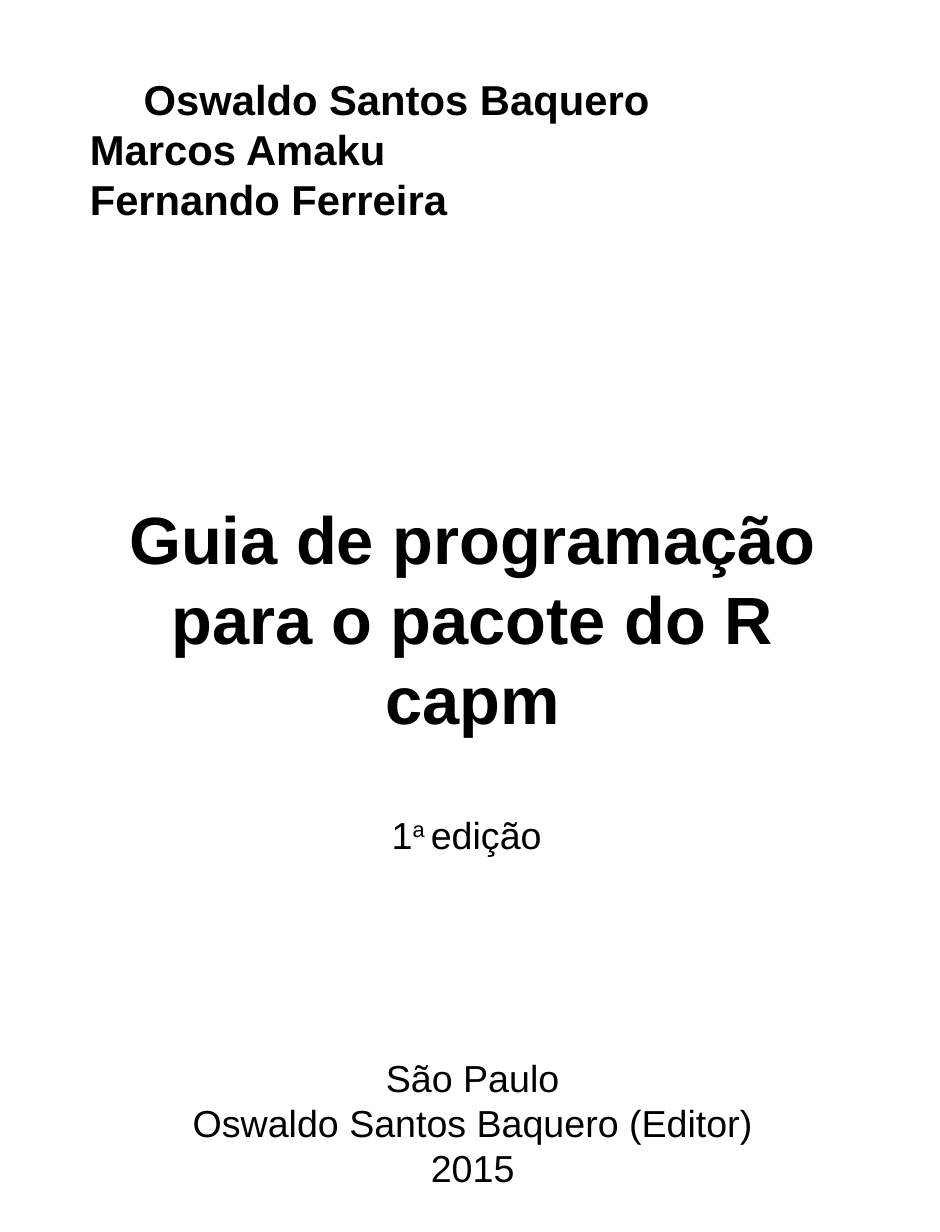
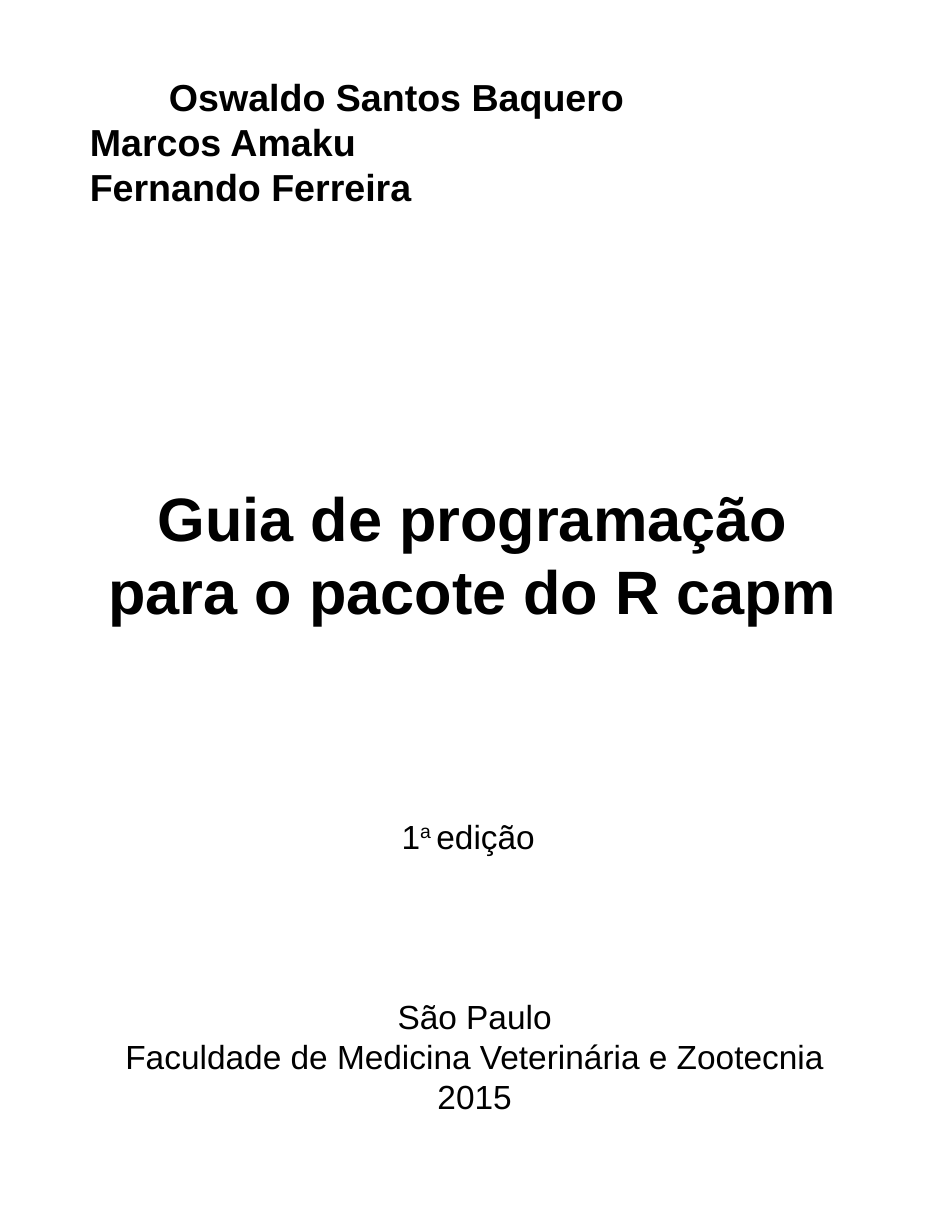
Before and after one commit to eduardocpacheco99/guia-de-programacao-para-o-pacote-do-r-capm, a slide deck: slide 1 of title-page.odp. Drawn at 940x1232 pixels with LibreOffice and Linux fonts; fonts in the diff are those of the drawing. Boxes give left, top, right and bottom in pixels: in the first picture for what was removed or moved away, otherwise in the second. Text is boxed around its words. In the diff, an @@ line names an element or a change of style, - is before the commit and + after.

```diff
--- a/title-page.odp
+++ b/title-page.odp
@@ text "Oswaldo Santos Baquero" at box(90, 83, 624, 202): size 60 to 54 pt @@
@@ text "Guia de programação para o ...": place and size @@
-text "Guia de programação para o ..." at box(129, 515, 815, 737)
+text "Guia de programação para o ..." at box(109, 496, 836, 625)
@@ text "Guia de programação para o ..." at box(109, 496, 836, 625): size 96 to 88 pt @@
@@ text "1a edição" at box(436, 824, 534, 856): size 54 to 48 pt @@
@@ text "São Paulo": place and size @@
-text "São Paulo" at box(193, 1064, 752, 1183)
+text "São Paulo" at box(125, 1004, 824, 1110)
@@ text at box(398, 1004, 551, 1110): size 54 to 48 pt in "São Paulo", "2015" @@
@@ text at box(125, 1044, 824, 1070): text changed; size 54 to 48 pt @@
-Oswaldo Santos Baquero (Editor)
+Faculdade de Medicina Veterinária e Zootecnia
```
Also in this commit, not shown: 8 other files.
